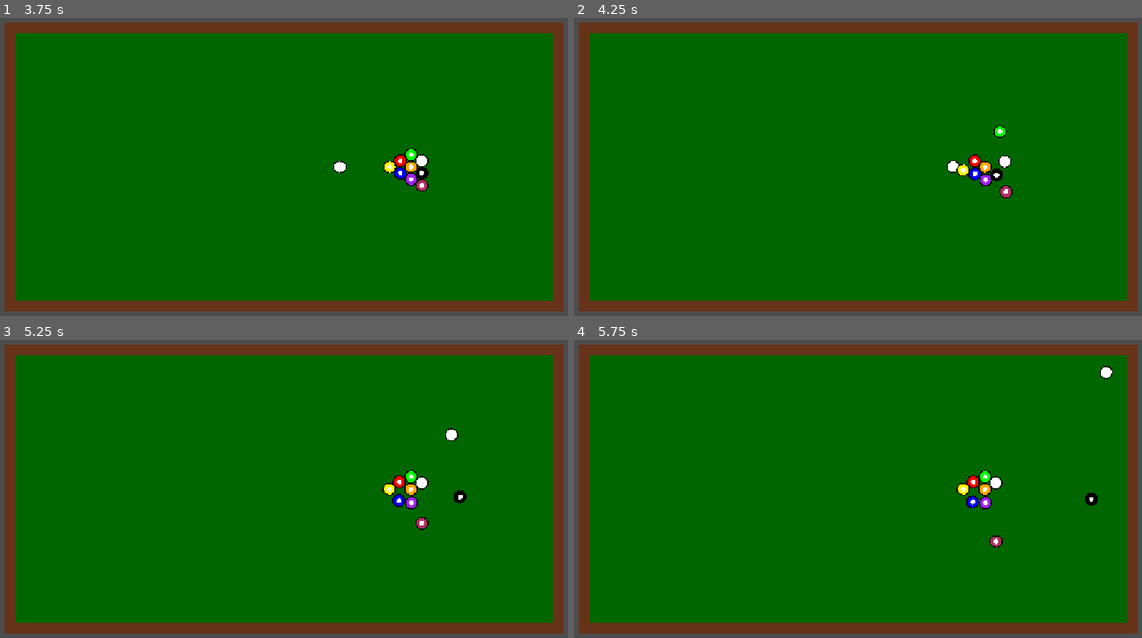
Above: before the commit, frames 1-4 (two rows, left to right).
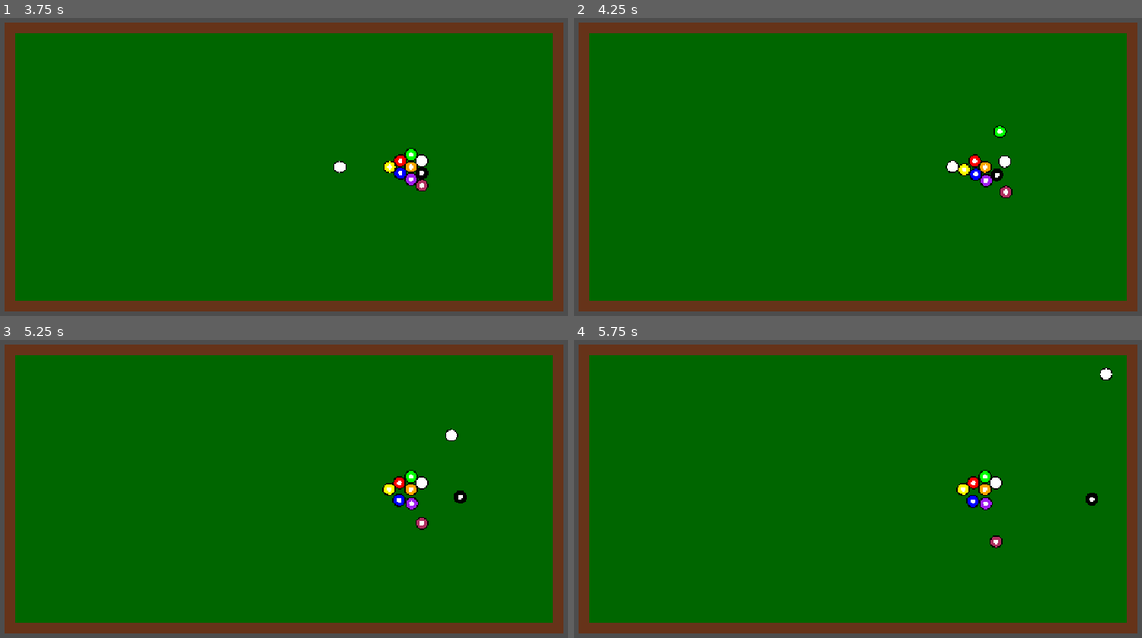
Above: after the commit, the same moments.

Repository: CoolDove/hellkitty
Game: Godot game, scene res://tscns/test_engine.tscn
Same seed, same stepped clock (60 frames per second), same inputs: the game is played once before the commit and once after it. This scene is started directly instead of the project's main scene.
Inputs (mouse positions are in pixels of both pictures, inside the frame that each line leads up to):
- Up to frame 1 (3.75 s): tap Enter at 0.5 s; move the mouse to (255, 235) at 0.52 s; right-click (255, 235) at 0.6 s; click (255, 235) at 0.67 s; move the mouse to (465, 217) at 1.27 s; tap R at 1.35, 2.85 s; click (465, 217) at 1.42 s; move the mouse to (102, 116) at 2.02 s; right-click (102, 116) at 2.1 s; click (102, 116) at 2.17 s; move the mouse to (312, 167) at 2.77 s; click (312, 167) at 2.92 s; move the mouse to (193, 80) at 3.52 s; right-click (193, 80) at 3.6 s; click (193, 80) at 3.67 s
- Up to frame 2 (4.25 s): no input
- Up to frame 3 (5.25 s): move the mouse to (420, 471) at 4.27 s; tap R at 4.35 s; click (420, 471) at 4.42 s; move the mouse to (164, 506) at 5.02 s; right-click (164, 506) at 5.1 s; click (164, 506) at 5.17 s
- Up to frame 4 (5.75 s): no input

Frame 1 is identical in both runs. In frame 2, 0.1% of the frame differs, in the area x 65-77%, y 47-61%; in frame 3, less than 0.1%; in frame 4, 0.2%, in the area x 67-95%, y 8-70%.

Commit message:
bugfix: balls not colliding with each other after a hit

Diff:
--- a/pool_engine/billiard_physics.gd
+++ b/pool_engine/billiard_physics.gd
@@ -93,13 +93,15 @@
 		for j in range(i + 1, balls.size()):
 			if not balls[j].in_game:
 				continue
-
-			var coll := _calc_ball_collision_time(balls[i], balls[j])
-			# coll.time should be negative (collision happened in the past during this timestep)
+			var coll_time := _calc_ball_collision_time(balls[i], balls[j])
+			# if balls[i].ball_number == 0 && balls[j].ball_number == 7:
+			# 	print("ball collision time with %s: %s" % [j, coll_time])
+
+			# coll_time should be negative (collision happened in the past during this timestep)
 			# Check balls were approaching at start of timestep (position at -dt)
 			# This avoids missing collisions when balls have already passed through each other
-			if coll.time < earliest_time and _balls_approaching_at(balls[i], balls[j], -dt):
-				earliest_time = coll.time
+			if coll_time < earliest_time and _balls_approaching_at(balls[i], balls[j], -dt):
+				earliest_time = coll_time
 				collision_type = 1
 				collision_ball1 = balls[i]
 				collision_ball2 = balls[j]
@@ -166,37 +168,41 @@
 
 
 ## Calculate time until two balls collide (quadratic equation)
-## Returns negative if collision already happened (interpenetration)
-func _calc_ball_collision_time(b1: Ball, b2: Ball) -> Dictionary:
-	var dr := b1.position - b2.position
-	var dv := b1.velocity - b2.velocity
-	var min_dist := b1.radius + b2.radius
-
-	# Quadratic: |dr + dv*t|^2 = min_dist^2
-	# a*t^2 + b*t + c = 0
-	var a := dv.dot(dv)
-	var b := 2.0 * dr.dot(dv)
-	var c := dr.dot(dr) - min_dist * min_dist
-
-	var result := {"time": INF}
-
-	if absf(a) < 1e-10:
-		# No relative motion
+## Returns INF if no collision, negative if collision already happened (interpenetration)
+##
+## Math: At time t, distance² = |pos_diff + vel_diff*t|² = collision_dist²
+## Expanding: (vel_diff·vel_diff)*t² + 2*(pos_diff·vel_diff)*t + (pos_diff·pos_diff - collision_dist²) = 0
+func _calc_ball_collision_time(ball1: Ball, ball2: Ball) -> float:
+	var p := ball1.position - ball2.position      # Position difference vector
+	var v := ball1.velocity - ball2.velocity      # Velocity difference vector
+	var r := ball1.radius + ball2.radius          # Distance when balls touch
+
+	# Quadratic equation coefficients: a*t² + b*t + c = 0
+	var a := v.dot(v)                           # Relative speed squared
+	var b := 2.0 * p.dot(v)                     # Position-velocity correlation
+	var c := p.dot(p) - r * r  # Current distance² - collision distance²
+
+	if is_zero_approx(v.length_squared()):
+		# No relative motion between balls
 		if c < 0:
-			result.time = 0.0  # Already overlapping
-		return result
+			return 0.0  # Already overlapping
+		return INF      # Parallel motion, never collide
 
 	var discriminant := b * b - 4.0 * a * c
+
 	if discriminant < 0:
-		return result  # No collision
-
-	var sqrt_disc := sqrt(discriminant)
-	var t1 := (-b - sqrt_disc) / (2.0 * a)
-	var t2 := (-b + sqrt_disc) / (2.0 * a)
-
-	# t1 is entry time, t2 is exit time
-	result.time = t1
-	return result
+		return INF  # No real solution, balls never reach collision distance
+
+	var sqrt_discriminant := sqrt(discriminant)
+	var t_entry := (-b - sqrt_discriminant) / (2.0 * a)  # Time when balls start touching
+	var t_exit := (-b + sqrt_discriminant) / (2.0 * a)   # Time when balls stop touching
+
+	# If t_exit < 0, collision is entirely in the past (balls already separated)
+	if t_exit < 0:
+		return INF
+
+	# Return entry time (may be negative if balls are currently overlapping)
+	return t_entry
 
 
 ## Check if two balls were approaching at a given time offset from current position
@@ -212,12 +218,15 @@
 
 
 ## Ball-ball collision response (based on ball_ball_interaction in billmove.c)
+## Collision is calculated in 2D (xy plane) to prevent z-axis velocity changes
 func _ball_ball_interaction(b1: Ball, b2: Ball) -> void:
 	var dr := b1.position - b2.position
+	dr.z = 0.0  # Ignore z-axis for collision normal calculation
 	var collision_normal := dr.normalized()
 
-	# Relative velocity
+	# Relative velocity (only xy components for collision calculation)
 	var dv := b2.velocity - b1.velocity
+	dv.z = 0.0  # Ignore z-axis velocity
 
 	# Decompose into normal and tangent components
 	var dvn := collision_normal * dv.dot(collision_normal)  # Normal component
@@ -246,6 +255,7 @@
 
 
 ## Apply friction between two colliding balls
+## Friction is calculated in 2D (xy plane) to prevent z-axis velocity changes
 func _apply_ball_ball_friction(b1: Ball, b2: Ball, normal: Vector3, impulse_magnitude: float) -> void:
 	var mu := PhysicsConstants.MU_BALL
 
@@ -256,6 +266,7 @@
 	var surface_v1 := b1.velocity + b1.angular_velocity.cross(contact_r1)
 	var surface_v2 := b2.velocity + b2.angular_velocity.cross(contact_r2)
 	var relative_surface := surface_v1 - surface_v2
+	relative_surface.z = 0.0  # Ignore z-axis for friction calculation
 
 	# Remove normal component (only tangential friction)
 	var tangent_vel := relative_surface - normal * relative_surface.dot(normal)
@@ -265,6 +276,7 @@
 
 	var friction_dir := -tangent_vel.normalized()
 	var friction_impulse := friction_dir * mu * impulse_magnitude * b1.mass
+	friction_impulse.z = 0.0  # Ensure no z-axis impulse
 
 	# Apply to linear velocities
 	b1.velocity += friction_impulse / b1.mass * 0.5
